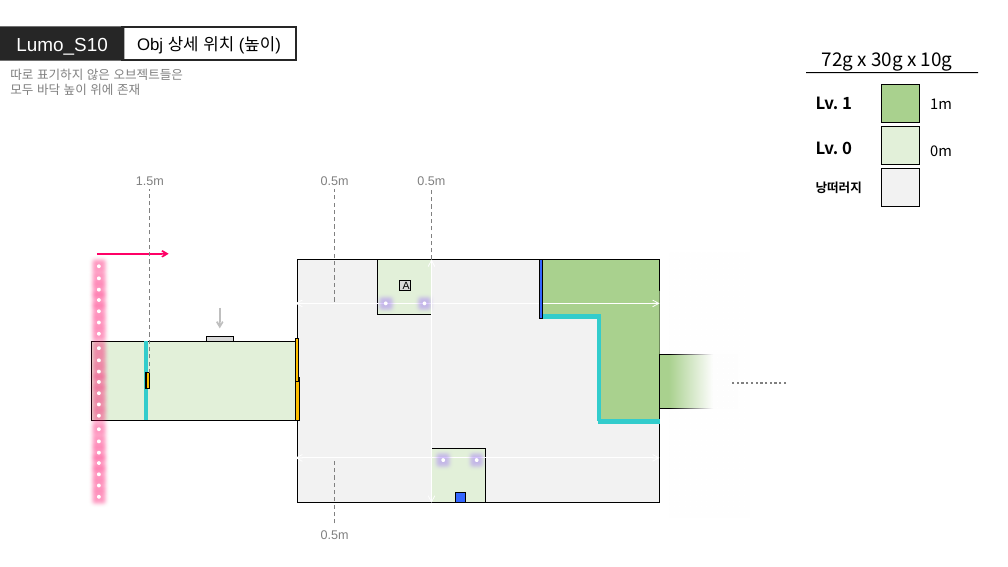
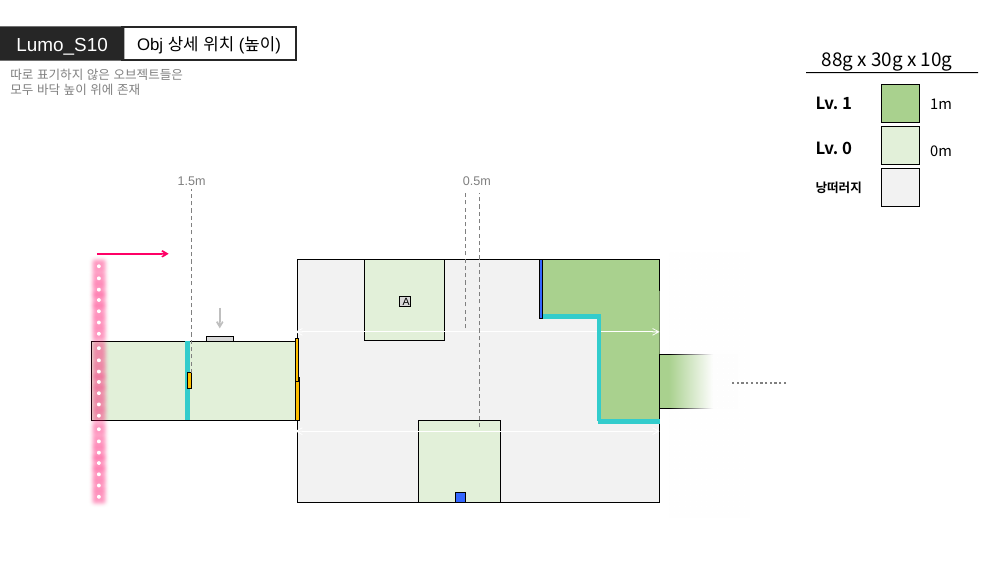
Before and after one commit to GGMGangsterHamster/GangsterHamster, a slide deck: slide 11 of Documents/LevelDesign/LumoStage/Lumo_Stage.pptx. Drawn at 1008x567 pixels with LibreOffice and Linux fonts; fonts in the diff are those of the drawing. Boxes give left, top, right and bottom in pixels: in the first picture for what was removed or moved away, otherwise in the second. Text is boxed around its words. In the diff, an @@ line names an element or a change of style, - is before the commit and + after.

```diff
--- a/Documents/LevelDesign/LumoStage/Lumo_Stage.pptx
+++ b/Documents/LevelDesign/LumoStage/Lumo_Stage.pptx
@@ text at [822, 52, 953, 71]: text changed @@
-72g x 30g x 10g
+88g x 30g x 10g
@@ text removed at [321, 176, 349, 185] @@
-0.5m
@@ text "0.5m": place and size @@
-text "0.5m" at [417, 176, 445, 185]
+text "0.5m" at [463, 176, 491, 185]
@@ line removed from (335, 302) to (335, 189) @@
@@ line moved from (432, 259) - (432, 189) to (465, 328) - (465, 193) @@
@@ line added from (479, 427) to (479, 193), #808080 1 pt dashed @@
@@ rectangle: place and size @@
-rectangle at [377, 260, 432, 315]
+rectangle at [364, 260, 445, 340]
@@ double arrow removed from (432, 259) to (432, 503) @@
@@ rectangle "A": place and size @@
-rectangle "A" at [400, 281, 411, 291]
+rectangle "A" at [400, 296, 411, 307]
@@ ellipse removed at [384, 302, 388, 306] @@
@@ ellipse removed at [423, 302, 426, 306] @@
@@ double arrow moved from (296, 303) - (659, 303) to (296, 332) - (659, 332) @@
@@ 2 lines, 1 text, 1 rectangle: place and size @@
-2 lines, 1 text, 1 rectangle at [136, 176, 164, 420]
+2 lines, 1 text, 1 rectangle at [178, 176, 206, 420]
@@ double arrow moved from (296, 458) - (659, 458) to (296, 431) - (659, 431) @@
@@ rectangle: place and size @@
-rectangle at [432, 448, 486, 503]
+rectangle at [419, 420, 501, 502]
@@ line removed from (335, 523) to (335, 458) @@
@@ ellipse removed at [442, 458, 445, 462] @@
@@ ellipse removed at [475, 458, 479, 462] @@
@@ text removed at [321, 530, 349, 539] @@
-0.5m
```
Also in this commit, not shown: 8 other slides changed, 1 other file.
